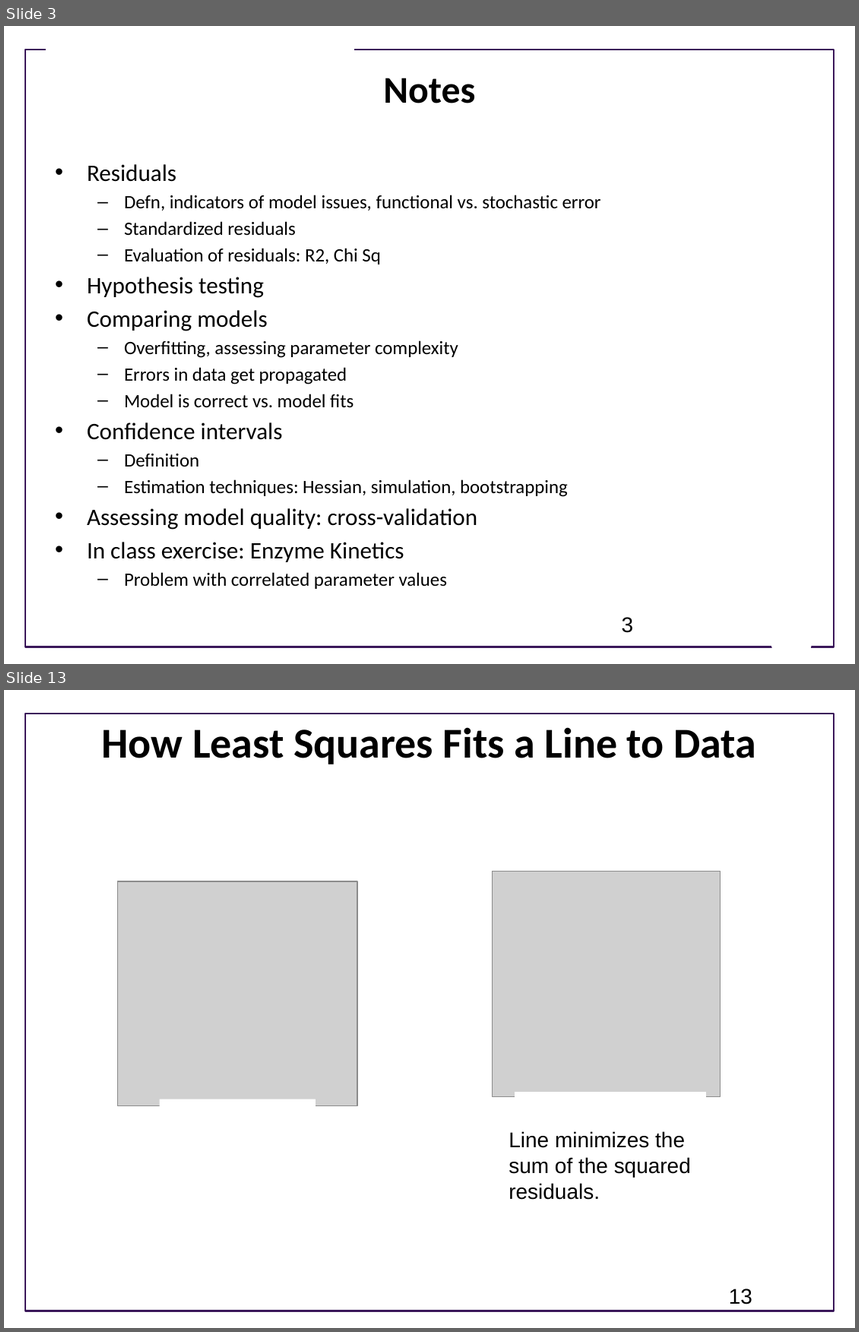
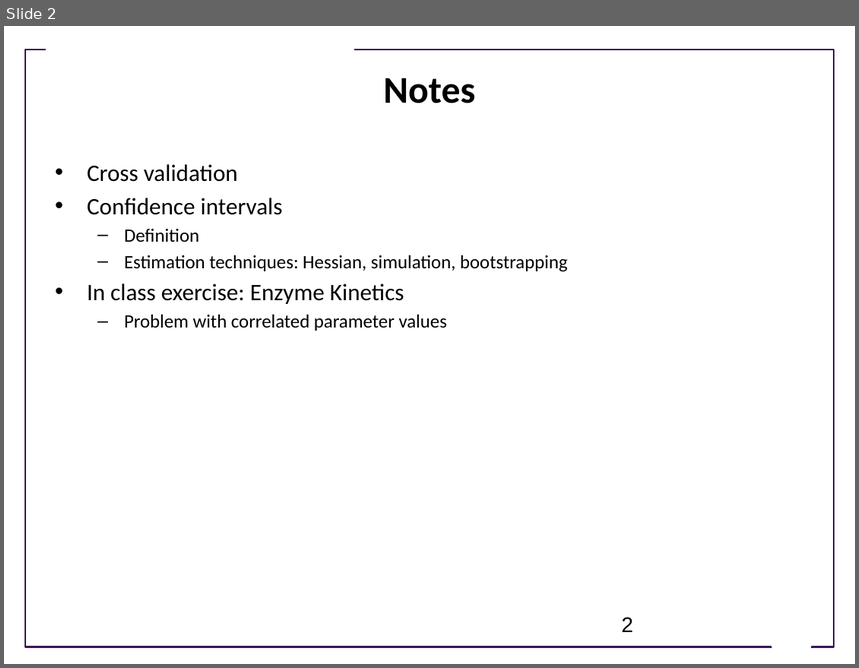
Before and after one commit to ModelEngineering/advancing-biomedical-models, a slide deck: Lectures/week_4/CSE 599V Lecture 10 - Estimating Confidence in Models and Parameters- II .pptx. Shown one above the other, each under a label of ours: slides 3 and 13 before the commit, slide 2 after it; the slides between them are not shown. The pictures are 859x1332 and 859x668 pixels, drawn with LibreOffice and Linux fonts; fonts in the diff are those of the drawing; grey boxes stand for pictures; background and template pictures are left out. Boxes give left, top, right and bottom in pixels: in the first picture for what was removed or moved away, otherwise in the second. Text is boxed around its words. In the diff, an @@ line names an element or a change of style, - is before the commit and + after.

```diff
--- a/Lectures/week_4/CSE 599V Lecture 10 - Estimating Confidence in Models and Parameters- II .pptx
+++ b/Lectures/week_4/CSE 599V Lecture 10 - Estimating Confidence in Models and Parameters- II .pptx
@@ slide 13 removed at box(4, 690, 855, 1328), background #FFFFFF; not listed: 1 template element that a slide beside it also shows @@
@@ title removed at box(102, 727, 756, 764) @@
-How Least Squares Fits a Line to Data
@@ picture removed at box(493, 872, 721, 1097) @@
@@ picture removed at box(117, 882, 357, 1106) @@
@@ rectangle removed at box(160, 1100, 316, 1163) @@
@@ rectangle removed at box(515, 1092, 706, 1156) @@
@@ text removed at box(509, 1132, 691, 1200) @@
-Line minimizes the sum of the squared residuals.
@@ page number removed at box(729, 1289, 753, 1305) @@
-13
@@ what was slide 3 is now slide 2 @@
@@ slide 2 changed as well @@
@@ text at box(87, 164, 238, 182): text changed; size 16 to 20 pt @@
-• Residuals
-  – Defn, indicators of model issues, functional vs. stochastic error
-  – Standardized residuals
-  – Evaluation of residuals: R2, Chi Sq
-• Hypothesis testing
-• Comparing models
-  – Overfitting, assessing parameter complexity
-  – Errors in data get propagated
-  – Model is correct vs. model fits
+• Cross validation
@@ text at box(87, 509, 478, 530): paragraph removed @@
-• Assessing model quality: cross-validation
@@ page number at box(622, 617, 634, 632): text changed @@
-3
+2
```
Also in this commit, not shown: 1 other slide changed, 17 other slides removed, 1 other file.
